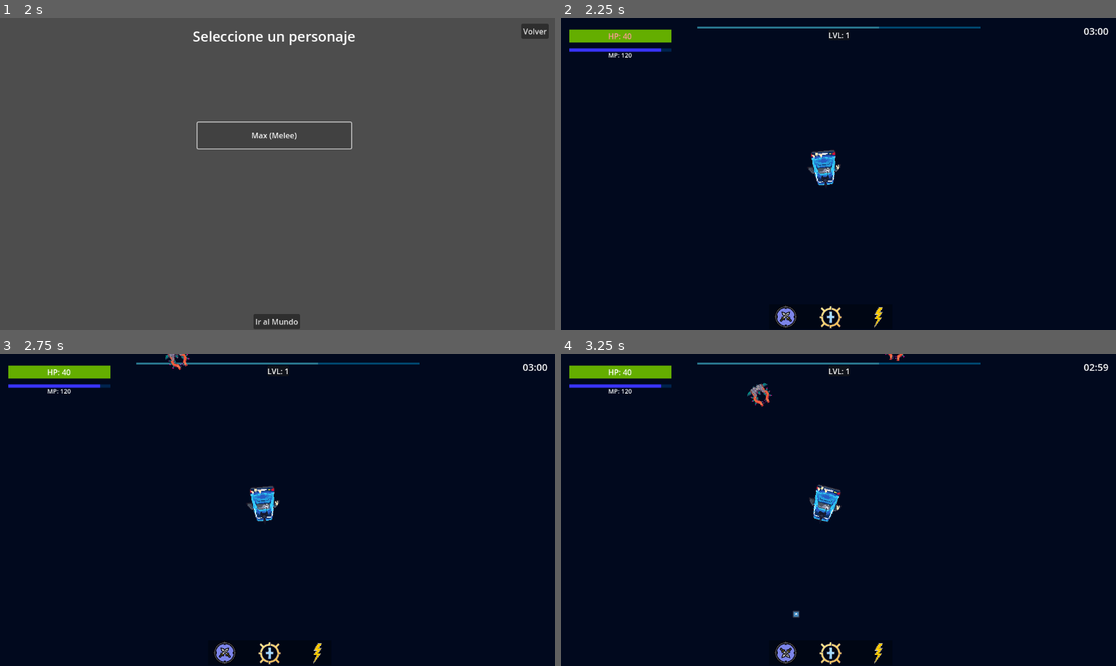
Above: before the commit, frames 1-4 (two rows, left to right).
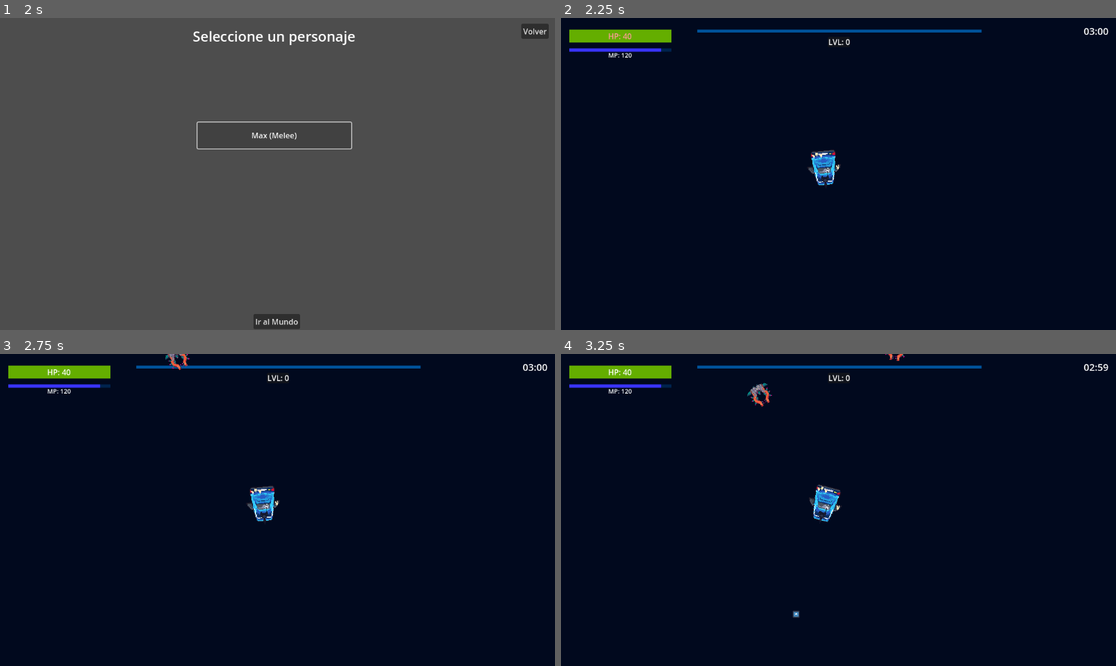
Above: after the commit, the same moments.

Repository: bkerz/VoidShips
Game: Godot game, scene res://Scenes/GUI_UI/MainUI/mainMenu.tscn
The game is run twice, just before and just after one commit, with the same random seed, the same clock (stepped at 60 frames per second) and the same inputs. The engine's default icon, where the game draws it, is replaced by a stand-in: a white triangle on a blue panel in a dark square.
Inputs (mouse positions are in pixels of both pictures, inside the frame that each line leads up to):
- Up to frame 1 (2 s): click "Jugar" at 0.5 s; click "Max (Melee)" at 1.25 s
- Up to frame 2 (2.25 s): click "Ir al Mundo" at 2 s
- Up to frame 3 (2.75 s): no input
- Up to frame 4 (3.25 s): click (788, 653) at 2.77 s

Frame 1 is identical in both runs. In frame 2, 1.4% of the frame differs, in the area x 24-76%, y 2-100%; in frame 3, 1.4%; in frame 4, 1.4%.

Commit message:
Actualizacion 2

Diff:
--- a/Scenes/Enemies/MineEnemy/enemyShipMine.tscn
+++ b/Scenes/Enemies/MineEnemy/enemyShipMine.tscn
@@ -66,11 +66,9 @@
 texture = ExtResource("2_66icg")
 
 [node name="CollisionShape2D" type="CollisionShape2D" parent="."]
-visible = false
 shape = SubResource("CircleShape2D_l6wtq")
 
 [node name="hitArea" type="Area2D" parent="."]
-visible = false
 collision_layer = 4
 collision_mask = 0
 script = ExtResource("3_tnmgw")
@@ -80,7 +78,6 @@
 debug_color = Color(0.815686, 0.403922, 0, 0.419608)
 
 [node name="atkArea" type="Area2D" parent="."]
-visible = false
 collision_layer = 0
 collision_mask = 16
 
--- a/Scenes/GUI_UI/PlayerGUI/AtaquePrincipalScritp.gd
+++ b/Scenes/GUI_UI/PlayerGUI/AtaquePrincipalScritp.gd
@@ -1,5 +1,10 @@
-extends TextureButton
+extends Sprite2D
 
 
 func reflex():
-	$AnimationPlayer.play("press")
+	$"../AnimationPlayer".play("press")
+
+
+func _on_animation_player_animation_finished(anim_name):
+	if anim_name== "press":
+		$"../ProgressBar".value= 0
--- a/Scenes/GUI_UI/PlayerGUI/playerUI.tscn
+++ b/Scenes/GUI_UI/PlayerGUI/playerUI.tscn
@@ -2,9 +2,7 @@
 
 [ext_resource type="Script" path="res://Scenes/GUI_UI/PlayerGUI/playerUIScript.gd" id="1_arrvw"]
 [ext_resource type="Texture2D" uid="uid://bxkc0uoa216p6" path="res://Scenes/GUI_UI/PlayerGUI/mainAttackResource.png" id="1_hgshh"]
-[ext_resource type="Texture2D" uid="uid://w33vgmfjwu0w" path="res://Scenes/GUI_UI/PlayerGUI/secondAttackResource.png" id="2_frhi6"]
 [ext_resource type="Script" path="res://Scenes/GUI_UI/PlayerGUI/AtaquePrincipalScritp.gd" id="3_p25gx"]
-[ext_resource type="Texture2D" uid="uid://dd81ogoya48ha" path="res://Scenes/GUI_UI/PlayerGUI/specialAttackButton.png" id="3_v0nl1"]
 
 [sub_resource type="FontVariation" id="FontVariation_oxq5c"]
 
@@ -200,44 +198,50 @@
 [sub_resource type="StyleBoxFlat" id="StyleBoxFlat_2ivb1"]
 bg_color = Color(0.223529, 0.203922, 1, 1)
 
-[sub_resource type="StyleBoxFlat" id="StyleBoxFlat_idake"]
-bg_color = Color(0, 0.294118, 0.454902, 1)
-
-[sub_resource type="StyleBoxFlat" id="StyleBoxFlat_3xjq2"]
-bg_color = Color(0.168627, 0.490196, 0.584314, 1)
+[sub_resource type="StyleBoxFlat" id="StyleBoxFlat_sfkhu"]
+bg_color = Color(0, 0.32549, 0.607843, 1)
+
+[sub_resource type="StyleBoxFlat" id="StyleBoxFlat_ccx2a"]
+bg_color = Color(0.2, 0.521569, 1, 1)
 
 [sub_resource type="StyleBoxFlat" id="StyleBoxFlat_34er5"]
 bg_color = Color(0, 0, 0, 0.329412)
 
+[sub_resource type="StyleBoxFlat" id="StyleBoxFlat_odgnn"]
+bg_color = Color(0.45098, 0.45098, 0.45098, 0)
+
+[sub_resource type="StyleBoxFlat" id="StyleBoxFlat_6msb1"]
+bg_color = Color(1, 1, 1, 1)
+
 [sub_resource type="Animation" id="Animation_pecqy"]
 length = 0.001
 tracks/0/type = "value"
 tracks/0/imported = false
-tracks/0/enabled = true
-tracks/0/path = NodePath("HudGUI/AtaquePrincipal:flip_v")
-tracks/0/interp = 1
-tracks/0/loop_wrap = true
-tracks/0/keys = {
-"times": PackedFloat32Array(0),
-"transitions": PackedFloat32Array(1),
-"update": 1,
-"values": [false]
+tracks/0/enabled = false
+tracks/0/path = NodePath("HudGUI/Panel/ProgressBar:value")
+tracks/0/interp = 1
+tracks/0/loop_wrap = true
+tracks/0/keys = {
+"times": PackedFloat32Array(0),
+"transitions": PackedFloat32Array(1),
+"update": 0,
+"values": [0.0]
 }
 
 [sub_resource type="Animation" id="Animation_1gosq"]
 resource_name = "press"
-length = 0.5
-tracks/0/type = "value"
-tracks/0/imported = false
-tracks/0/enabled = true
-tracks/0/path = NodePath("HudGUI/AtaquePrincipal:flip_v")
-tracks/0/interp = 1
-tracks/0/loop_wrap = true
-tracks/0/keys = {
-"times": PackedFloat32Array(0, 0.5),
+length = 0.3
+tracks/0/type = "value"
+tracks/0/imported = false
+tracks/0/enabled = true
+tracks/0/path = NodePath("HudGUI/Panel/ProgressBar:value")
+tracks/0/interp = 1
+tracks/0/loop_wrap = true
+tracks/0/keys = {
+"times": PackedFloat32Array(0, 0.3),
 "transitions": PackedFloat32Array(1, 1),
-"update": 1,
-"values": [true, false]
+"update": 0,
+"values": [0.0, 100.0]
 }
 
 [sub_resource type="AnimationLibrary" id="AnimationLibrary_s051g"]
@@ -336,12 +340,13 @@
 anchors_preset = 5
 anchor_left = 0.5
 anchor_right = 0.5
-offset_left = -19.0
+offset_left = -21.0
 offset_top = 24.0
-offset_right = 21.0
-offset_bottom = 47.0
-grow_horizontal = 2
-text = "LVL: 1"
+offset_right = 24.0
+offset_bottom = 76.0
+grow_horizontal = 2
+text = "LVL: 0"
+vertical_alignment = 1
 
 [node name="BackGroundPanel" type="Panel" parent="HudUI/LVL_Label"]
 show_behind_parent = true
@@ -350,30 +355,27 @@
 anchor_top = 0.5
 anchor_right = 1.0
 anchor_bottom = 0.5
-offset_top = -12.0
-offset_bottom = 10.0
-grow_horizontal = 2
-grow_vertical = 2
-
-[node name="BackGroundXP" type="Panel" parent="HudUI/LVL_Label"]
-layout_mode = 0
-offset_left = -272.5
-offset_top = -6.0
-offset_right = 315.5
-offset_bottom = -2.0
-theme_override_styles/panel = SubResource("StyleBoxFlat_idake")
-
-[node name="TopPanelXP" type="Panel" parent="HudUI/LVL_Label/BackGroundXP"]
-layout_mode = 1
-anchors_preset = 15
-anchor_right = 1.0
-anchor_bottom = 1.0
-offset_right = -211.0
-grow_horizontal = 2
-grow_vertical = 2
-theme_override_styles/panel = SubResource("StyleBoxFlat_3xjq2")
+offset_left = -1.0
+offset_top = -11.0
+offset_bottom = 11.0
+grow_horizontal = 2
+grow_vertical = 2
+
+[node name="levelBar" type="ProgressBar" parent="HudUI/LVL_Label"]
+layout_mode = 1
+anchors_preset = 5
+anchor_left = 0.5
+anchor_right = 0.5
+offset_left = -295.0
+offset_right = 295.0
+offset_bottom = 6.0
+grow_horizontal = 2
+theme_override_styles/background = SubResource("StyleBoxFlat_sfkhu")
+theme_override_styles/fill = SubResource("StyleBoxFlat_ccx2a")
+show_percentage = false
 
 [node name="HudGUI" type="Control" parent="."]
+visible = false
 layout_mode = 3
 anchors_preset = 0
 offset_left = 432.0
@@ -390,54 +392,34 @@
 grow_vertical = 2
 theme_override_styles/panel = SubResource("StyleBoxFlat_34er5")
 
-[node name="AtaquePrincipal" type="TextureButton" parent="HudGUI" groups=["hudButtonsDetectNormalAttack"]]
+[node name="Panel" type="Panel" parent="HudGUI"]
 layout_mode = 1
 anchors_preset = 4
 anchor_top = 0.5
 anchor_bottom = 0.5
-offset_left = 9.0
-offset_top = -26.0
-offset_right = 521.0
-offset_bottom = 486.0
-grow_vertical = 2
+offset_top = -24.0
+offset_right = 51.0
+offset_bottom = 24.0
+grow_vertical = 2
+
+[node name="ProgressBar" type="ProgressBar" parent="HudGUI/Panel"]
+layout_mode = 0
+offset_right = 51.0
+offset_bottom = 49.0
+theme_override_styles/background = SubResource("StyleBoxFlat_odgnn")
+theme_override_styles/fill = SubResource("StyleBoxFlat_6msb1")
+show_percentage = false
+
+[node name="AtaquePrincipal" type="Sprite2D" parent="HudGUI/Panel" groups=["hudButtonsDetectNormalAttack"]]
+position = Vector2(26, 24.5)
 scale = Vector2(0.1, 0.1)
-texture_normal = ExtResource("1_hgshh")
+texture = ExtResource("1_hgshh")
 script = ExtResource("3_p25gx")
 
-[node name="AnimationPlayer" type="AnimationPlayer" parent="HudGUI/AtaquePrincipal"]
+[node name="AnimationPlayer" type="AnimationPlayer" parent="HudGUI/Panel"]
 root_node = NodePath("../../..")
 libraries = {
 "": SubResource("AnimationLibrary_s051g")
 }
 
-[node name="AtaqueSecundario" type="TextureButton" parent="HudGUI"]
-layout_mode = 1
-anchors_preset = 8
-anchor_left = 0.5
-anchor_top = 0.5
-anchor_right = 0.5
-anchor_bottom = 0.5
-offset_left = -26.0
-offset_top = -25.0
-offset_right = 486.0
-offset_bottom = 487.0
-grow_horizontal = 2
-grow_vertical = 2
-scale = Vector2(0.1, 0.1)
-texture_normal = ExtResource("2_frhi6")
-
-[node name="AtaqueEspecial" type="TextureButton" parent="HudGUI"]
-layout_mode = 1
-anchors_preset = 6
-anchor_left = 1.0
-anchor_top = 0.5
-anchor_right = 1.0
-anchor_bottom = 0.5
-offset_left = -50.0
-offset_top = -25.0
-offset_right = 550.0
-offset_bottom = 725.0
-grow_horizontal = 0
-grow_vertical = 2
-scale = Vector2(0.07, 0.07)
-texture_normal = ExtResource("3_v0nl1")
+[connection signal="animation_finished" from="HudGUI/Panel/AnimationPlayer" to="HudGUI/Panel/AtaquePrincipal" method="_on_animation_player_animation_finished"]
